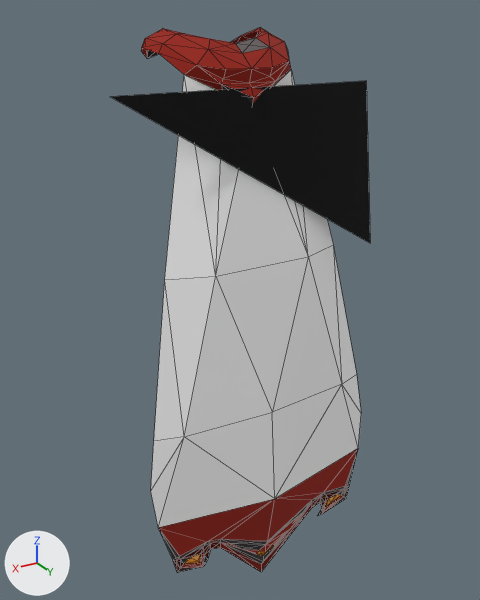
Before and after pictures for a commit that changed the glTF model models/player_infernal_cape.glb.
Rendered twice from a camera (50 mm lens) standing at (81.3, 145.6, 172.9) and looking at (-2.7, 5.4, 102.9). Every picture has the same lights, and +X, +Y and +Z are marked at lower left. The older version comes first. Mesh edges are drawn as thin lines. Where no turn or scale is listed for an object, it has been applied to the vertices. Vertices at exactly the same position are counted once.

The scene before the commit, as lines of its bpy script (objects in view):
```python
mat_material_0 = principled_material('Material_0')
mat_material_0.texture = img_image_0
mat_material_0.roughness = 1.0
me_mesh_0 = bpy.data.meshes.new('Mesh_0')
me_mesh_0.from_pydata(...)  # 133 vertices, 297 faces; spans x -0.2..65.8, y -17.3..24.7, z -24.1..122.9
me_mesh_0.materials.append(mat_material_0)  # picture img_image_0
ob_mesh_0 = bpy.data.objects.new('Mesh_0', me_mesh_0)
ob_mesh_0.location = (-32.8, 3.3, 47.1)
```
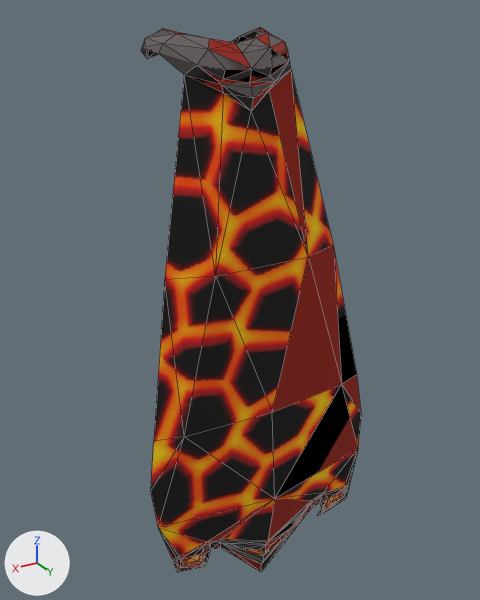
Where the newer file only moved an object's origin or applied its transform, the numbers keep the older frame.

Changed parts and their boxes (x1, y1, x2, y2) in the pictures (480 x 600 px; the box of a moved part takes in the faces that stretch with it):
'Mesh_0', surface changed, reshaped (darker, 15% narrower)
    before: (110, 27, 370, 573)
    after: (141, 27, 361, 573)
part 1 of me_mesh_0, deleted
    before: (110, 81, 370, 243)
part 2 of me_mesh_0, moved or reshaped
    both: (141, 27, 361, 564)
part 3 of me_mesh_0, surface changed (darker)
    both: (141, 27, 361, 572)

What changed in the scene script:
```text
Add img_basecolor_2:
    img_basecolor_2 = load_image('baseColor_2', '_unpacked/baseColor_2', 256, 388, 'sRGB')
Change mat_material_0:
    mat_material_0.texture: img_image_0 -> img_basecolor_2
Change me_mesh_0:
    used by ob_mesh_0; location = (-32.8, 3.3, 47.1)
    remove me_mesh_0.from_pydata(...)  # 133 vertices, 297 faces; spans x -0.2..65.8, y -17.3..24.7, z -24.1..122.9
    add me_mesh_0.from_pydata(...)  # 130 vertices, 296 faces; spans x -0.2..65.8, y -17.3..24.7, z -24.1..122.9
    me_mesh_0 part 1: the loose piece of 3 vertices spanning x -0.2..65.8, y 11.7..17.7, z 70.9..110.9 is deleted
    me_mesh_0 part 2
    78 faces are deleted
    78 new faces join them
    me_mesh_0 part 3: 296 kept faces spanning x -0.2..65.8, y -17.3..24.7, z -24.1..122.9 get new texture (UV) coordinates
```
